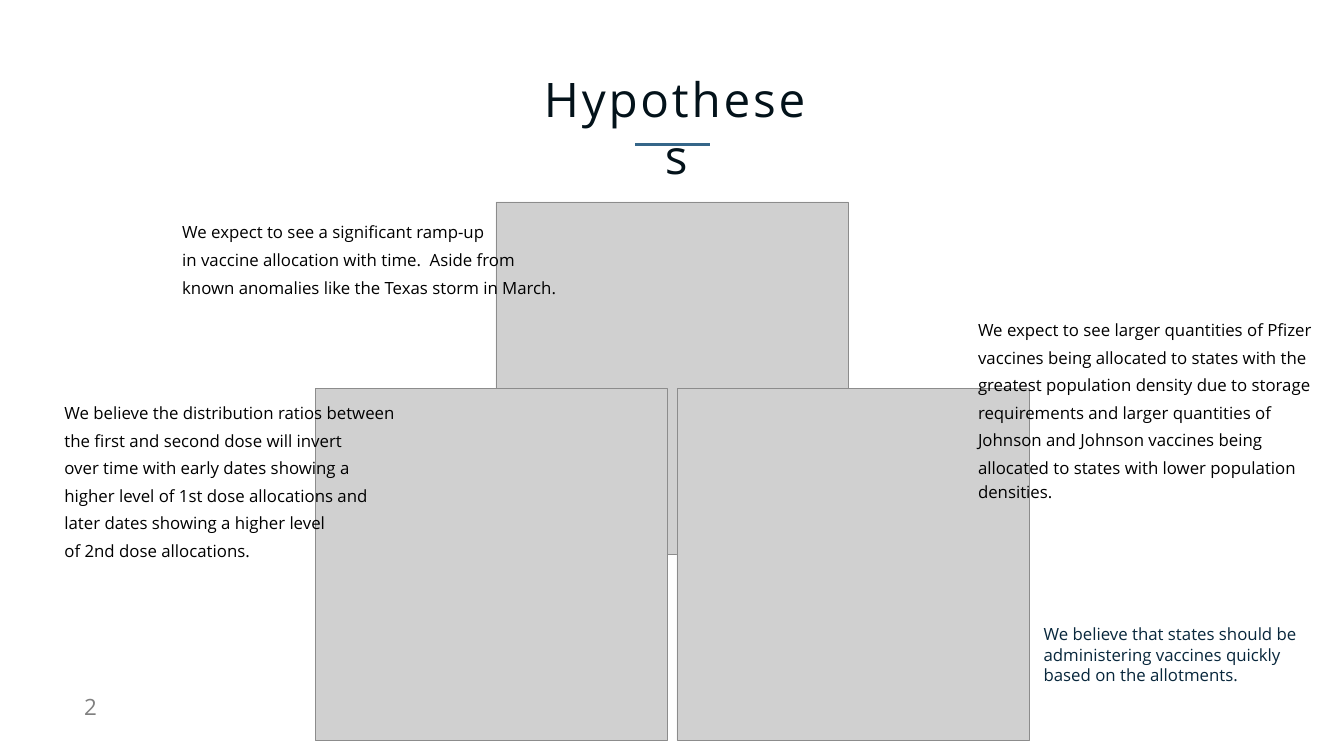
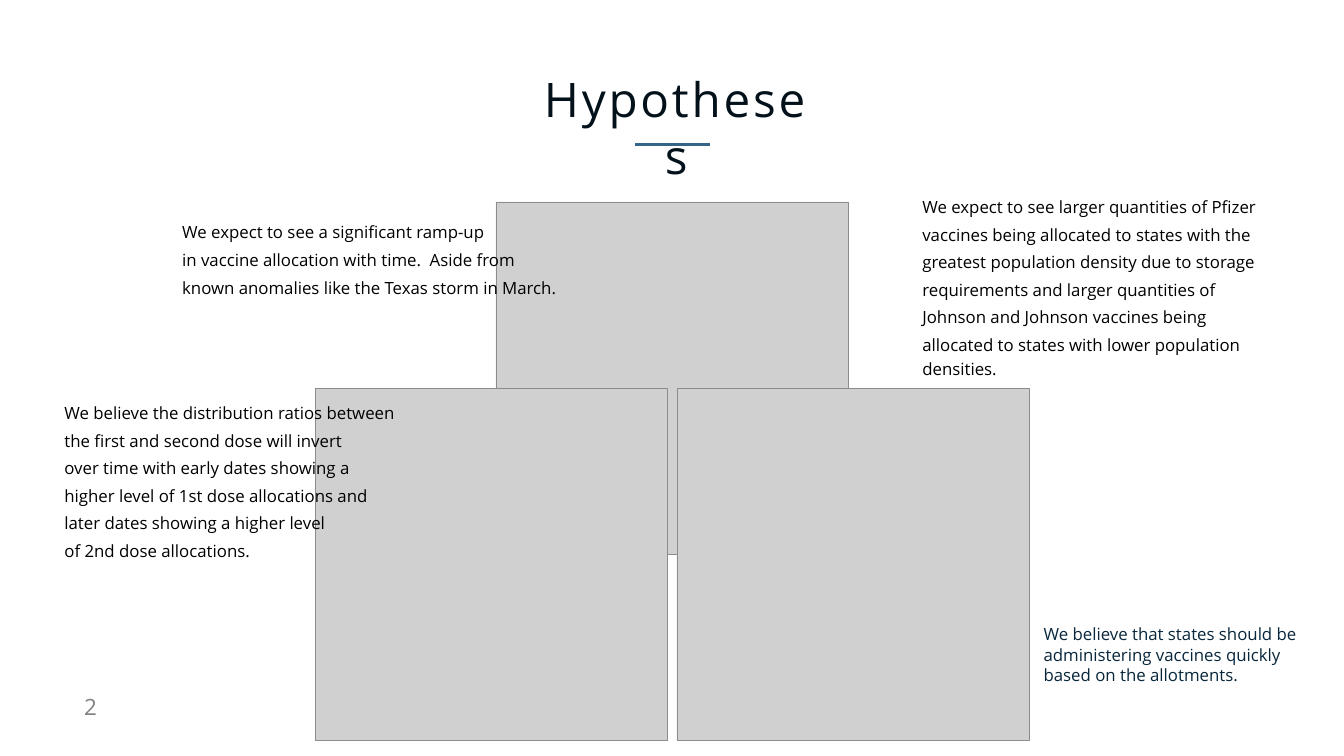
Before and after one commit to NicoleLund/covid_vaccine_availability, a slide deck: slide 2 of presentation/Project_one.pptx. Drawn at 1344x756 pixels with LibreOffice and Linux fonts; fonts in the diff are those of the drawing; grey boxes stand for pictures. Boxes give left, top, right and bottom in pixels: in the first picture for what was removed or moved away, otherwise in the second. Text is boxed around its words. In the diff, an @@ line names an element or a change of style, - is before the commit and + after.

```diff
--- a/presentation/Project_one.pptx
+++ b/presentation/Project_one.pptx
@@ text "We expect to see larger ..." rewrapped from [978, 323, 1311, 504] to [922, 200, 1256, 375] @@
```
Also in this commit, not shown: 5 other slides changed, 4 slides added, 11 slides removed.
